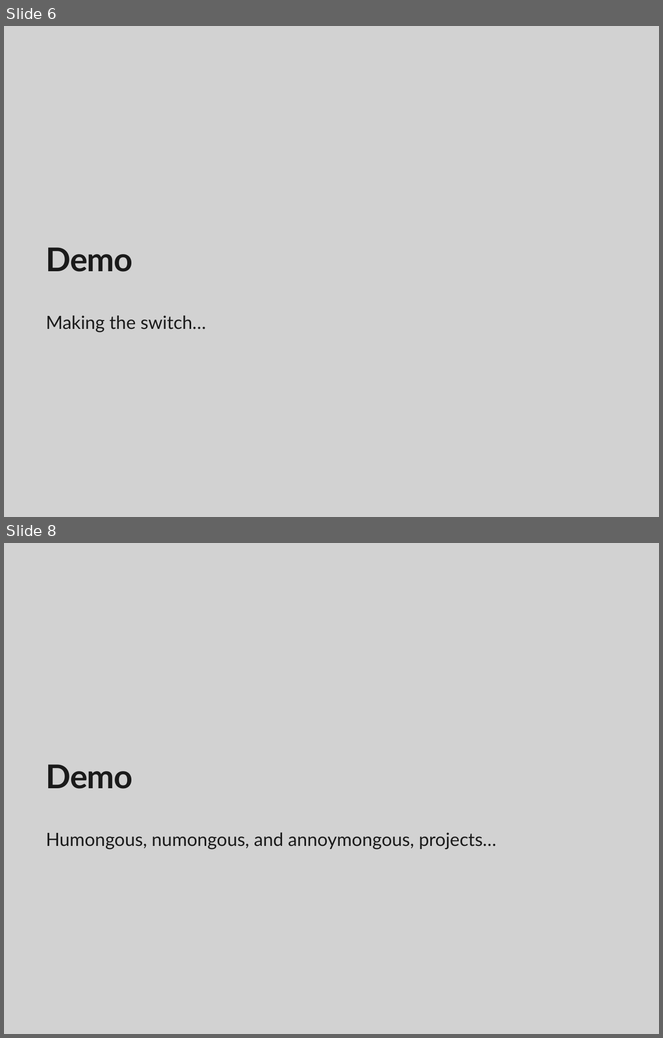
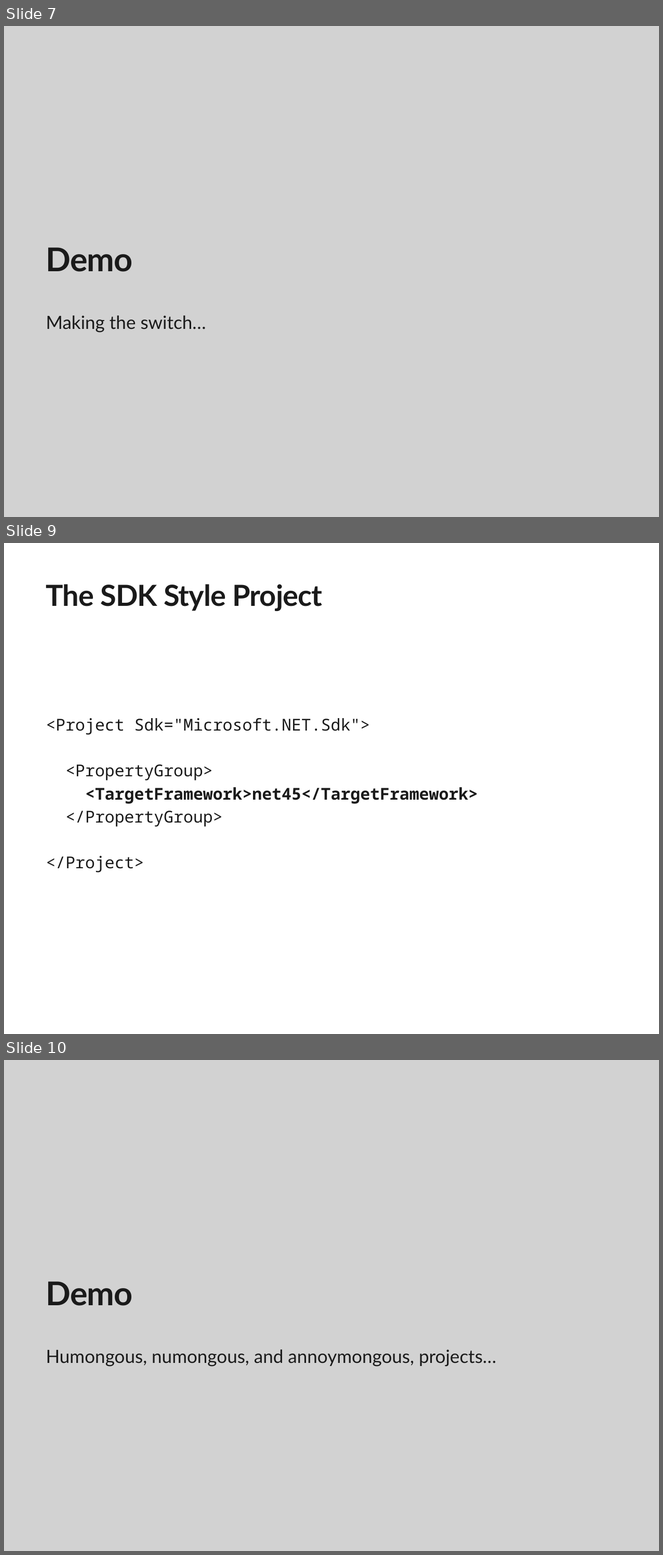
Before and after one commit to mattleibow/ModernizingProjectsDemo, a slide deck: Slides.pptx. Shown one above the other, each under a label of ours: slides 6 and 8 before the commit, slides 7, 9 and 10 after it; the slides between them are not shown. The pictures are 663x1038 and 663x1555 pixels, drawn with LibreOffice and Linux fonts; fonts in the diff are those of the drawing; background and template pictures are left out. Boxes give left, top, right and bottom in pixels: in the first picture for what was removed or moved away, otherwise in the second. Text is boxed around its words. In the diff, an @@ line names an element or a change of style, - is before the commit and + after.

```diff
--- a/Slides.pptx
+++ b/Slides.pptx
@@ slide 9 added at (4, 543, 659, 1034), background #FFFFFF @@
@@ title added at (46, 584, 322, 611), 32 pt, text #1A1A1A, bold @@
+The SDK Style Project
@@ text added at (46, 718, 478, 873), 18 pt, text #1A1A1A @@
+<Project Sdk="Microsoft.NET.Sdk">
+<PropertyGroup>
+<TargetFramework>net45</TargetFramework>
+</PropertyGroup>
+</Project>
@@ what was slide 6 is now slide 7 @@
@@ what was slide 8 is now slide 10 @@
```
Also in this commit, not shown: 3 slides changed, 3 other slides added.
